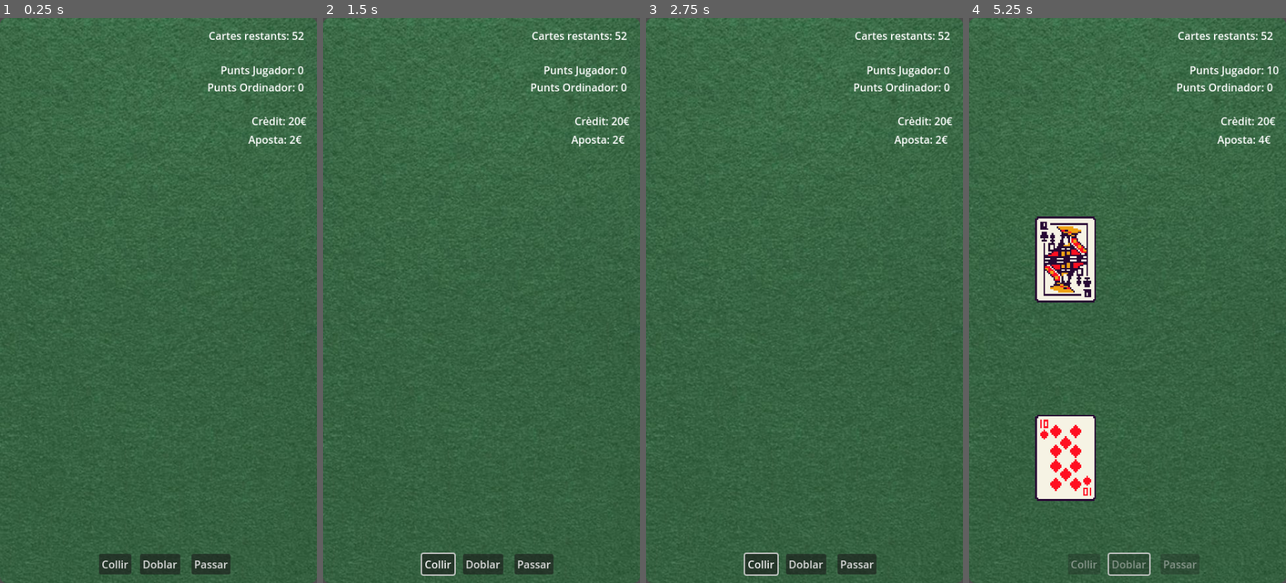
Above: before the commit, frames 1-4 (left to right).
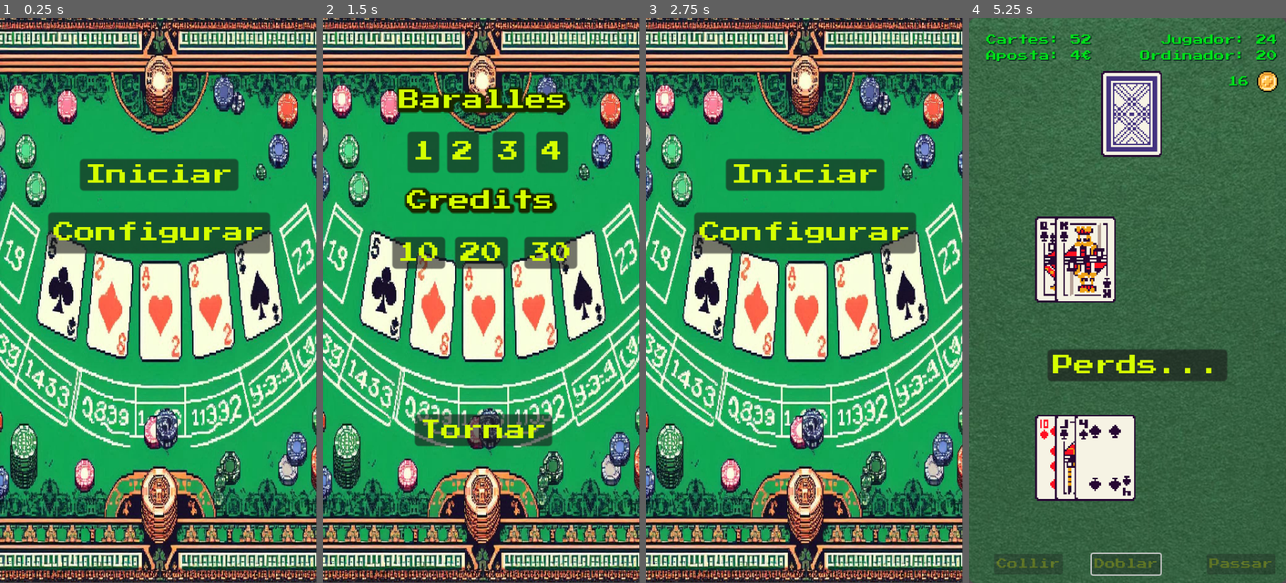
Above: after the commit, the same moments.

Repository: Gonellarro/Blackjack
Game: Godot game, scene res://scenes/pantalles/menu.tscn
The game is run twice, just before and just after one commit, with the same random seed, the same clock (stepped at 60 frames per second) and the same inputs. Before the commit the project starts from res://scenes/joc/joc.tscn.
Inputs (mouse positions are in pixels of both pictures, inside the frame that each line leads up to):
- Up to frame 1 (0.25 s): no input
- Up to frame 2 (1.5 s): click (437, 566) at 0.5 s, where only the run before the commit has a clickable "Collir"; click (481, 232) at 1.25 s, where only the run after the commit has a clickable "Configurar"
- Up to frame 3 (2.75 s): click (807, 430) at 2 s, where only the run after the commit has a clickable "Tornar"
- Up to frame 4 (5.25 s): click (1130, 566) at 2.75 s, where only the run before the commit has a clickable "Doblar"; click (1127, 176) at 3.5 s, where only the run after the commit has a clickable "Iniciar"; click (1029, 566) at 4.25 s, where only the run after the commit has a clickable "Collir"; click (1127, 566) at 5 s, where only the run after the commit has a clickable "Doblar"

The runs differ from the first frame. In frame 1, 97% of the frame differs, in the area x 0-100%, y 0-100%; in frame 2, 97%; in frame 3, 97%; in frame 4, 14%.
Error before the commit: Invalid assignment of property or key 'visible' with value of type 'bool' on a base object of type 'null instance'. (res://scenes/joc/joc.gd:39)

Commit message:
Afegits menus
Afegits menus, millores, musica...

Diff:
--- /dev/null
+++ b/global.gd
@@ -0,0 +1,8 @@
+extends Node
+
+var numBaralles: int
+var credits: int
+
+func _ready():
+	numBaralles = 1
+	credits = 20
--- /dev/null
+++ b/label8bits.tres
@@ -0,0 +1,8 @@
+[gd_resource type="Theme" load_steps=2 format=3 uid="uid://uevv2738xj4l"]
+
+[ext_resource type="FontFile" uid="uid://b3u2wiivcs1qu" path="res://assets/PressStart2P-vaV7.ttf" id="1_ibxha"]
+
+[resource]
+default_font = ExtResource("1_ibxha")
+Label/colors/font_color = Color(0, 0.87451, 0.0980392, 1)
+Label/colors/font_shadow_color = Color(0, 0.137255, 0.0980392, 1)
--- a/project.godot
+++ b/project.godot
@@ -11,9 +11,13 @@
 [application]
 
 config/name="cartes"
-run/main_scene="res://scenes/joc/joc.tscn"
+run/main_scene="res://scenes/pantalles/menu.tscn"
 config/features=PackedStringArray("4.2", "Mobile")
 config/icon="res://icon.svg"
+
+[autoload]
+
+Global="*res://global.gd"
 
 [display]
 
--- a/scenes/baralla/baralla.gd
+++ b/scenes/baralla/baralla.gd
@@ -7,17 +7,18 @@
 const NUM_PALS = 4
 var valors = ["2","3","4","5","6","7","8","9","10","J","Q","K","ACE"]
 var pals = ["Clubs","Diamonds","Hearts","Spades"]
+var numBaralles: int = 1
 
-func _init() -> void:
-	pass
-	print("Se crea la baralla")
+func _init(n: int) -> void:
+	numBaralles = n
 
 func _ready() -> void:
 	var carta: Carta
-	for p in range(NUM_PALS):
-		for c in range(NUM_CARTES):
-			carta = Carta.new(valors[c],pals[p])
-			cartes.push_back(carta)
+	for n in (numBaralles):
+			for p in range(NUM_PALS):
+				for c in range(NUM_CARTES):
+					carta = Carta.new(valors[c],pals[p])
+					cartes.push_back(carta)
 	# Escapçam les cartes
 	cartes.shuffle()
 
@@ -45,6 +46,9 @@
 	return cartes.size()
 
 func afegirCartes(cartesArray: Array) -> void:
+	cartes.append_array(cartesArray)
+
+func renovarCartes(cartesArray: Array) -> void:
 	cartes.clear()
 	cartes.append_array(cartesArray)
 
--- a/scenes/carta/carta.gd
+++ b/scenes/carta/carta.gd
@@ -10,7 +10,7 @@
 func _init(n: String, p: String) -> void:
 	numero = n
 	pal = p
-	imatge = load("res://assets/KINCards/" + p + "_" + numero + ".png")
+	imatge = load("res://assets/Cards/" + p + "_" + numero + ".png")
 	escala = Vector2 (2.5,2.5)
 
 func _ready() -> void:
--- a/scenes/joc/joc.gd
+++ b/scenes/joc/joc.gd
@@ -1,6 +1,7 @@
 extends Node2D
 
 var baralla: Baralla
+var numBaralles: int = 1
 var maJugador : Array = []
 var maOrdinador: Array = []
 var maDescarts: Array = []
@@ -36,21 +37,27 @@
 	$nouJoc.disabled = true
 	$nouJoc.visible = false
 	$nouJoc.text = ""
-	$guanyes.visible = false
-	$perds.visible = false
-	numCartes = 52
+
+	$escapsa.disabled = true
+	$escapsa.visible = false
+	$escapsa.text = "Escapça!"
+
+	numBaralles = Global.numBaralles
+	credits = Global.credits
+
+	numCartes = numBaralles * 52
 	trasera = "Back_1.png"
 
 	# També inicialitzam els textes
-	$credit.text = "Crèdit: " + str(credits) + "€"
-	$scoreJugador.text = "Punts Jugador: " + str(scoreJugador)
-	$scoreOrdinador.text =  "Punts Ordinador: " + str(scoreOrdinador)
-	$ncartes.text = "Cartes restants: " + str(numCartes)
+	$credit.text = str(credits)
+	$scoreJugador.text = "Jugador: " + str(scoreJugador)
+	$scoreOrdinador.text =  "Ordinador: " + str(scoreOrdinador)
+	$ncartes.text = "Cartes: " + str(numCartes)
 
 	# Finalment assignam la imagte de la trassera a la carta de l'ordinador
 	# La posam a l'escena, però la deixam oculta fins a que s'hagi de menester
-	cartaCover.set_imatge("res://assets/KINCards/" + trasera)
-	cartaCoverBaralla.set_imatge("res://assets/KINCards/" + trasera)
+	cartaCover.set_imatge("res://assets/Cards/" + trasera)
+	cartaCoverBaralla.set_imatge("res://assets/Cards/" + trasera)
 	cartaCover.position = Vector2(100,300)
 	cartaCoverBaralla.position = Vector2(200, 80)
 	cartaCover.visible = false
@@ -67,6 +74,9 @@
 	# Instanciar la baralla y afegir-la a l'escena
 	creaBaralla()
 
+	print("Baralles: " + str(numBaralles))
+	print("Credits: " + str(credits))
+
 
 func _process(_delta) -> void:
 
@@ -99,20 +109,26 @@
 
 			if scoreOrdinador > 21:
 				# Guanya el jugador
-				icona = "res://assets/guanyes.png"
+				#icona = "res://assets/guanyes.png"
+				$nouJoc.text = "Guanyes!"
 				credits += aposta
 			elif (scoreJugador > scoreOrdinador) and scoreJugador < 22:
 				# Guanya el jugador
-				icona = "res://assets/guanyes.png"
+				$nouJoc.text = "Guanyes!"
+				#icona = "res://assets/guanyes.png"
 				credits += aposta
 			else:
 				# Guanya l'ordinador
-				icona = "res://assets/perds.png"
+				$nouJoc.text = "Perds..."
+				#icona = "res://assets/perds.png"
 				credits -= aposta
-
-			$scoreOrdinador.text = "Punts Ordinador: " + str(scoreOrdinador)
-
-			$credit.text = "Crèdit: " + str(credits) + "€"
+				if credits < 1:
+					get_tree().change_scene_to_file("res://scenes/pantalles/game_over.tscn")
+
+
+			$scoreOrdinador.text = "Ordinador: " + str(scoreOrdinador)
+
+			$credit.text = str(credits)
 			$nouJoc.disabled = false
 			$nouJoc.visible = true
 			$nouJoc.icon = load(icona)
@@ -134,7 +150,6 @@
 func tapaCartaOrdinador() -> void:
 		# Cream una carta per a què tapi les altres de la ma de l'ordinador
 	add_child(cartaCover)
-	#cartaCover.position = Vector2(100,300)
 	cartaCover.visible = true
 
 func eliminarCoverOrdinador() -> void:
@@ -146,31 +161,19 @@
 #############################################################
 
 func creaBaralla() -> void:
-	#baralla = baralla_scene.instantiate()
-	baralla = Baralla.new()
-	# Escapçam totes les cartes
-	baralla.barallar()
+	var cartes: Array = []
+	baralla = Baralla.new(numBaralles)
 	# Mostram la baralla
 	add_child(baralla)
 	# Posam la carta per cobrir la baralla
 	cartaCoverBaralla.visible = true
 
-#func borrarBaralla() -> void:
-	#remove_child(baralla)
-
-#func mostrarCoverBaralla() -> void:
-	#cartaCoverBaralla.visible = true
-
-#func eliminarCoverBaralla() -> void:
-	##remove_child(cartaCoverBaralla)
-	#cartaCoverBaralla.visible = false
-
 func referBaralla() -> void:
 
 		# Guardam quantes cartes hi ha als descarts
 		numCartes = maDescarts.size()
 		#Cream la baralla amb les cartes descartades
-		baralla.afegirCartes(maDescarts)
+		baralla.renovarCartes(maDescarts)
 		# Escapçam totes les cartes
 		baralla.barallar()
 		#Feim visibles totes les cartes
@@ -183,9 +186,10 @@
 		#Netejam les cartes descartades
 		maDescarts.clear()
 
-		#Afegim la cover de la baralla
-		await get_tree().create_timer(1.0).timeout
 		cartaCoverBaralla.visible = true
+
+		# Mostram el missatge que ja hem escapçat un altre pic
+
 
 
 #############################################################
@@ -209,7 +213,7 @@
 	var pes: int = pesos[num]
 
 	scoreJugador += pes
-	$scoreJugador.text = "Punts Jugador: " + str(scoreJugador)
+	$scoreJugador.text = "Jugador: " + str(scoreJugador)
 
 	numCartes -= 1
 
@@ -337,10 +341,10 @@
 	scoreJugador = 0
 	scoreOrdinador = 0
 	aposta = 2
-	$scoreJugador.text = "Punts Jugador: " + str(scoreJugador)
-	$scoreOrdinador.text =  "Punts Ordinador: " + str(scoreOrdinador)
+	$scoreJugador.text = "Jugador: " + str(scoreJugador)
+	$scoreOrdinador.text =  "Ordinador: " + str(scoreOrdinador)
 	$aposta.text = "Aposta: " + str(aposta) + "€"
-	$ncartes.text = "Cartes restants: " + str(numCartes)
+	$ncartes.text = "Cartes:" + str(numCartes)
 
 	#Guardam totes les cartes jugades
 	maDescarts.append_array(maJugador)
--- a/scenes/joc/joc.tscn
+++ b/scenes/joc/joc.tscn
@@ -1,7 +1,10 @@
-[gd_scene load_steps=3 format=3 uid="uid://ya4di8snnfg1"]
+[gd_scene load_steps=6 format=3 uid="uid://ya4di8snnfg1"]
 
 [ext_resource type="Script" path="res://scenes/joc/joc.gd" id="1_sgd5x"]
 [ext_resource type="Texture2D" uid="uid://cnmco05ketrpt" path="res://assets/tapete.png" id="1_vt20p"]
+[ext_resource type="Theme" uid="uid://cyhuytd5kxh4y" path="res://tema8bits.tres" id="3_mdkdk"]
+[ext_resource type="Texture2D" uid="uid://ds46hv56c761t" path="res://assets/moneda.png" id="3_u1vj6"]
+[ext_resource type="Theme" uid="uid://uevv2738xj4l" path="res://label8bits.tres" id="4_k3iyt"]
 
 [node name="Joc" type="Node2D"]
 script = ExtResource("1_sgd5x")
@@ -10,6 +13,14 @@
 [node name="tapete" type="Sprite2D" parent="."]
 texture = ExtResource("1_vt20p")
 centered = false
+
+[node name="moneda" type="TextureRect" parent="."]
+offset_left = 436.0
+offset_top = 80.0
+offset_right = 452.0
+offset_bottom = 96.0
+scale = Vector2(2, 2)
+texture = ExtResource("3_u1vj6")
 
 [node name="barallar" type="Button" parent="."]
 visible = false
@@ -20,69 +31,89 @@
 text = "Barallar!"
 
 [node name="collir" type="Button" parent="."]
-offset_left = 150.0
+offset_left = 38.0
 offset_top = 810.0
-offset_right = 199.0
+offset_right = 142.0
 offset_bottom = 841.0
+theme = ExtResource("3_mdkdk")
 text = "Collir"
 
 [node name="passar" type="Button" parent="."]
-offset_left = 290.0
+offset_left = 360.0
 offset_top = 810.0
-offset_right = 349.0
+offset_right = 419.0
 offset_bottom = 841.0
+theme = ExtResource("3_mdkdk")
 text = "Passar"
 
 [node name="doblar" type="Button" parent="."]
-offset_left = 212.0
+offset_left = 186.0
 offset_top = 810.0
-offset_right = 273.0
+offset_right = 290.0
 offset_bottom = 841.0
+theme = ExtResource("3_mdkdk")
 text = "Doblar"
 
 [node name="nouJoc" type="Button" parent="."]
 top_level = true
-offset_left = 103.0
-offset_top = 344.0
-offset_right = 171.0
-offset_bottom = 375.0
-scale = Vector2(4, 4)
+offset_left = 119.0
+offset_top = 501.0
+offset_right = 239.0
+offset_bottom = 525.0
+scale = Vector2(2, 2)
+theme = ExtResource("3_mdkdk")
 text = "Nou Joc"
 
+[node name="escapsa" type="Button" parent="."]
+offset_left = 121.0
+offset_top = 497.0
+offset_right = 241.0
+offset_bottom = 521.0
+scale = Vector2(2, 2)
+theme = ExtResource("3_mdkdk")
+text = "Escapça"
+
 [node name="scoreJugador" type="Label" parent="."]
-offset_left = 334.0
-offset_top = 67.0
-offset_right = 460.0
-offset_bottom = 90.0
-text = "Punts Jugador: 0"
+offset_left = 291.0
+offset_top = 25.0
+offset_right = 463.0
+offset_bottom = 48.0
+theme = ExtResource("4_k3iyt")
+text = "Jugador: 0"
+horizontal_alignment = 2
 
 [node name="scoreOrdinador" type="Label" parent="."]
-offset_left = 314.0
-offset_top = 93.0
-offset_right = 461.0
-offset_bottom = 116.0
-text = "Punts Ordinador: 0"
+offset_left = 259.0
+offset_top = 49.0
+offset_right = 463.0
+offset_bottom = 72.0
+theme = ExtResource("4_k3iyt")
+text = "Ordinador: 0"
+horizontal_alignment = 2
 
 [node name="credit" type="Label" parent="."]
-offset_left = 381.0
-offset_top = 144.0
-offset_right = 455.0
-offset_bottom = 167.0
-text = "Crèdit: 20€"
+offset_left = 392.0
+offset_top = 88.0
+offset_right = 431.0
+offset_bottom = 110.0
+theme = ExtResource("4_k3iyt")
+text = "20"
 
 [node name="aposta" type="Label" parent="."]
-offset_left = 376.0
-offset_top = 172.0
-offset_right = 467.0
-offset_bottom = 195.0
-text = "Aposta: 2€"
+offset_left = 26.0
+offset_top = 49.0
+offset_right = 186.0
+offset_bottom = 72.0
+theme = ExtResource("4_k3iyt")
+text = "Aposta: 2"
 
 [node name="ncartes" type="Label" parent="."]
-offset_left = 316.0
-offset_top = 15.0
-offset_right = 461.0
-offset_bottom = 38.0
-text = "Cartes restants: 52"
+offset_left = 26.0
+offset_top = 25.0
+offset_right = 202.0
+offset_bottom = 48.0
+theme = ExtResource("4_k3iyt")
+text = "Cartes: 104"
 
 [connection signal="pressed" from="barallar" to="." method="_on_barallar_pressed"]
 [connection signal="pressed" from="collir" to="." method="_on_collir_pressed"]
--- /dev/null
+++ b/scenes/pantalles/configuracio.gd
@@ -0,0 +1,33 @@
+extends Control
+
+# Called when the node enters the scene tree for the first time.
+func _ready():
+	pass # Replace with function body.
+
+# Called every frame. 'delta' is the elapsed time since the previous frame.
+func _process(_delta):
+	pass
+
+func _on_tornar_pressed():
+	get_tree().change_scene_to_file("res://scenes/pantalles/menu.tscn")
+
+func _on_b_1_pressed():
+	Global.numBaralles = 1
+
+func _on_b_2_pressed():
+	Global.numBaralles = 2
+
+func _on_b_3_pressed():
+	Global.numBaralles = 3
+
+func _on_b_4_pressed():
+	Global.numBaralles = 4
+
+func _on_c_10_pressed():
+	Global.credits = 10
+
+func _on_c_20_pressed():
+	Global.credits = 20
+
+func _on_c_30_pressed():
+	Global.credits = 30
--- /dev/null
+++ b/scenes/pantalles/configuracio.tscn
@@ -0,0 +1,135 @@
+[gd_scene load_steps=4 format=3 uid="uid://dwspjfk3jh2t8"]
+
+[ext_resource type="Texture2D" uid="uid://duyvx3jy4vbus" path="res://assets/fonsInici.png" id="1_kcc66"]
+[ext_resource type="Script" path="res://scenes/pantalles/configuracio.gd" id="1_vwccv"]
+[ext_resource type="Theme" uid="uid://cyhuytd5kxh4y" path="res://tema8bits.tres" id="3_4mxab"]
+
+[node name="Configuracio" type="Control"]
+layout_mode = 3
+anchors_preset = 15
+anchor_right = 1.0
+anchor_bottom = 1.0
+grow_horizontal = 2
+grow_vertical = 2
+script = ExtResource("1_vwccv")
+metadata/_edit_vertical_guides_ = [241.0]
+
+[node name="Fons" type="TextureRect" parent="."]
+layout_mode = 0
+offset_right = 479.0
+offset_bottom = 853.0
+texture = ExtResource("1_kcc66")
+expand_mode = 1
+
+[node name="Tornar" type="Button" parent="."]
+layout_mode = 0
+offset_left = 139.0
+offset_top = 599.0
+offset_right = 243.0
+offset_bottom = 623.0
+scale = Vector2(2, 2)
+theme = ExtResource("3_4mxab")
+text = "Tornar"
+
+[node name="Baralles" type="Label" parent="."]
+layout_mode = 0
+offset_left = 115.0
+offset_top = 108.0
+offset_right = 243.0
+offset_bottom = 131.0
+scale = Vector2(2, 2)
+theme = ExtResource("3_4mxab")
+text = "Baralles"
+horizontal_alignment = 1
+
+[node name="Credits" type="Label" parent="."]
+layout_mode = 0
+offset_left = 111.0
+offset_top = 260.0
+offset_right = 239.0
+offset_bottom = 283.0
+scale = Vector2(2, 2)
+theme = ExtResource("3_4mxab")
+text = "Credits"
+horizontal_alignment = 1
+
+[node name="B1" type="Button" parent="."]
+layout_mode = 0
+offset_left = 128.0
+offset_top = 172.0
+offset_right = 146.0
+offset_bottom = 203.0
+scale = Vector2(2, 2)
+theme = ExtResource("3_4mxab")
+text = "1"
+
+[node name="B2" type="Button" parent="."]
+layout_mode = 0
+offset_left = 188.0
+offset_top = 172.0
+offset_right = 212.0
+offset_bottom = 203.0
+scale = Vector2(2, 2)
+theme = ExtResource("3_4mxab")
+text = "2"
+
+[node name="B3" type="Button" parent="."]
+layout_mode = 0
+offset_left = 257.0
+offset_top = 172.0
+offset_right = 281.0
+offset_bottom = 203.0
+scale = Vector2(2, 2)
+theme = ExtResource("3_4mxab")
+text = "3"
+
+[node name="B4" type="Button" parent="."]
+layout_mode = 0
+offset_left = 323.0
+offset_top = 172.0
+offset_right = 347.0
+offset_bottom = 203.0
+scale = Vector2(2, 2)
+theme = ExtResource("3_4mxab")
+text = "4"
+
+[node name="C10" type="Button" parent="."]
+layout_mode = 0
+offset_left = 105.0
+offset_top = 331.0
+offset_right = 145.0
+offset_bottom = 355.0
+scale = Vector2(2, 2)
+theme = ExtResource("3_4mxab")
+text = "10"
+
+[node name="C20" type="Button" parent="."]
+layout_mode = 0
+offset_left = 200.0
+offset_top = 331.0
+offset_right = 240.0
+offset_bottom = 355.0
+scale = Vector2(2, 2)
+theme = ExtResource("3_4mxab")
+text = "20
+"
+
+[node name="C30" type="Button" parent="."]
+layout_mode = 0
+offset_left = 305.0
+offset_top = 331.0
+offset_right = 345.0
+offset_bottom = 355.0
+scale = Vector2(2, 2)
+theme = ExtResource("3_4mxab")
+text = "30
+"
+
+[connection signal="pressed" from="Tornar" to="." method="_on_tornar_pressed"]
+[connection signal="pressed" from="B1" to="." method="_on_b_1_pressed"]
+[connection signal="pressed" from="B2" to="." method="_on_b_2_pressed"]
+[connection signal="pressed" from="B3" to="." method="_on_b_3_pressed"]
+[connection signal="pressed" from="B4" to="." method="_on_b_4_pressed"]
+[connection signal="pressed" from="C10" to="." method="_on_c_10_pressed"]
+[connection signal="pressed" from="C20" to="." method="_on_c_20_pressed"]
+[connection signal="pressed" from="C30" to="." method="_on_c_30_pressed"]
--- /dev/null
+++ b/scenes/pantalles/game_over.gd
@@ -0,0 +1,17 @@
+extends Control
+
+
+# Called when the node enters the scene tree for the first time.
+func _ready():
+	pass # Replace with function body.
+
+
+# Called every frame. 'delta' is the elapsed time since the previous frame.
+func _process(_delta):
+	pass
+
+func _on_reiniciar_pressed():
+	get_tree().change_scene_to_file("res://scenes/joc/joc.tscn")
+
+func _on_menu_pressed():
+	get_tree().change_scene_to_file("res://scenes/pantalles/menu.tscn")
--- /dev/null
+++ b/scenes/pantalles/game_over.tscn
@@ -0,0 +1,46 @@
+[gd_scene load_steps=4 format=3 uid="uid://buk5as8bbqg2r"]
+
+[ext_resource type="Script" path="res://scenes/pantalles/game_over.gd" id="1_au1ik"]
+[ext_resource type="Texture2D" uid="uid://by1yifnysyy8x" path="res://assets/fonsGameOver.png" id="1_e0j7p"]
+[ext_resource type="Theme" uid="uid://cyhuytd5kxh4y" path="res://tema8bits.tres" id="3_3fv20"]
+
+[node name="GameOver" type="Control"]
+layout_mode = 3
+anchors_preset = 15
+anchor_right = 1.0
+anchor_bottom = 1.0
+grow_horizontal = 2
+grow_vertical = 2
+script = ExtResource("1_au1ik")
+metadata/_edit_vertical_guides_ = [241.0]
+
+[node name="Fons" type="TextureRect" parent="."]
+layout_mode = 0
+offset_right = 479.0
+offset_bottom = 853.0
+texture = ExtResource("1_e0j7p")
+expand_mode = 1
+
+[node name="Reiniciar" type="Button" parent="."]
+layout_mode = 0
+offset_left = 90.0
+offset_top = 303.0
+offset_right = 242.0
+offset_bottom = 327.0
+scale = Vector2(2, 2)
+theme = ExtResource("3_3fv20")
+text = "Reiniciar
+"
+
+[node name="Menu" type="Button" parent="."]
+layout_mode = 0
+offset_left = 171.0
+offset_top = 366.0
+offset_right = 243.0
+offset_bottom = 397.0
+scale = Vector2(2, 2)
+theme = ExtResource("3_3fv20")
+text = "Menu"
+
+[connection signal="pressed" from="Reiniciar" to="." method="_on_reiniciar_pressed"]
+[connection signal="pressed" from="Menu" to="." method="_on_menu_pressed"]
--- /dev/null
+++ b/scenes/pantalles/menu.gd
@@ -0,0 +1,19 @@
+extends Control
+
+@onready var musica_fons = $MusicaFons
+
+# Called when the node enters the scene tree for the first time.
+func _ready():
+	musica_fons.play()
+
+
+# Called every frame. 'delta' is the elapsed time since the previous frame.
+func _process(_delta):
+	pass
+
+func _on_iniciar_pressed():
+	get_tree().change_scene_to_file("res://scenes/joc/joc.tscn")
+
+
+func _on_configurar_pressed():
+	get_tree().change_scene_to_file("res://scenes/pantalles/configuracio.tscn")
--- /dev/null
+++ b/scenes/pantalles/menu.tscn
@@ -0,0 +1,49 @@
+[gd_scene load_steps=5 format=3 uid="uid://cepw4v0h1jx2u"]
+
+[ext_resource type="Script" path="res://scenes/pantalles/menu.gd" id="1_gug35"]
+[ext_resource type="Texture2D" uid="uid://duyvx3jy4vbus" path="res://assets/fonsInici.png" id="2_bqlug"]
+[ext_resource type="Theme" uid="uid://cyhuytd5kxh4y" path="res://tema8bits.tres" id="3_ft5ck"]
+[ext_resource type="AudioStream" uid="uid://da1jy70pfbu5n" path="res://assets/TheEntertainer.mp3" id="4_4vwn0"]
+
+[node name="menu" type="Control"]
+layout_mode = 3
+anchors_preset = 15
+anchor_right = 1.0
+anchor_bottom = 1.0
+grow_horizontal = 2
+grow_vertical = 2
+script = ExtResource("1_gug35")
+metadata/_edit_vertical_guides_ = [240.0]
+
+[node name="Fons" type="TextureRect" parent="."]
+layout_mode = 0
+offset_right = 479.0
+offset_bottom = 853.0
+texture = ExtResource("2_bqlug")
+expand_mode = 1
+
+[node name="Iniciar" type="Button" parent="."]
+layout_mode = 0
+offset_left = 121.0
+offset_top = 213.0
+offset_right = 241.0
+offset_bottom = 237.0
+scale = Vector2(2, 2)
+theme = ExtResource("3_ft5ck")
+text = "Iniciar"
+
+[node name="Configurar" type="Button" parent="."]
+layout_mode = 0
+offset_left = 73.0
+offset_top = 294.0
+offset_right = 241.0
+offset_bottom = 325.0
+scale = Vector2(2, 2)
+theme = ExtResource("3_ft5ck")
+text = "Configurar"
+
+[node name="MusicaFons" type="AudioStreamPlayer" parent="."]
+stream = ExtResource("4_4vwn0")
+
+[connection signal="pressed" from="Iniciar" to="." method="_on_iniciar_pressed"]
+[connection signal="pressed" from="Configurar" to="." method="_on_configurar_pressed"]
--- /dev/null
+++ b/tema8bits.tres
@@ -0,0 +1,100 @@
+[gd_resource type="Theme" load_steps=7 format=3 uid="uid://cyhuytd5kxh4y"]
+
+[ext_resource type="FontFile" uid="uid://b3u2wiivcs1qu" path="res://assets/PressStart2P-vaV7.ttf" id="1_jued0"]
+
+[sub_resource type="StyleBoxFlat" id="StyleBoxFlat_2v4ly"]
+content_margin_left = 4.0
+content_margin_top = 4.0
+content_margin_right = 4.0
+content_margin_bottom = 4.0
+bg_color = Color(0.1, 0.1, 0.1, 0.3)
+corner_radius_top_left = 3
+corner_radius_top_right = 3
+corner_radius_bottom_right = 3
+corner_radius_bottom_left = 3
+corner_detail = 5
+
+[sub_resource type="StyleBoxFlat" id="StyleBoxFlat_4qp2c"]
+content_margin_left = 4.0
+content_margin_top = 4.0
+content_margin_right = 4.0
+content_margin_bottom = 4.0
+bg_color = Color(1, 1, 1, 0.75)
+draw_center = false
+border_width_left = 2
+border_width_top = 2
+border_width_right = 2
+border_width_bottom = 2
+corner_radius_top_left = 3
+corner_radius_top_right = 3
+corner_radius_bottom_right = 3
+corner_radius_bottom_left = 3
+corner_detail = 5
+expand_margin_left = 2.0
+expand_margin_top = 2.0
+expand_margin_right = 2.0
+expand_margin_bottom = 2.0
+
+[sub_resource type="StyleBoxFlat" id="StyleBoxFlat_gd672"]
+content_margin_left = 4.0
+content_margin_top = 4.0
+content_margin_right = 4.0
+content_margin_bottom = 4.0
+bg_color = Color(0.225, 0.225, 0.225, 0.6)
+corner_radius_top_left = 3
+corner_radius_top_right = 3
+corner_radius_bottom_right = 3
+corner_radius_bottom_left = 3
+corner_detail = 5
+
+[sub_resource type="StyleBoxFlat" id="StyleBoxFlat_lj73u"]
+content_margin_left = 4.0
+content_margin_top = 4.0
+content_margin_right = 4.0
+content_margin_bottom = 4.0
+bg_color = Color(0.1, 0.1, 0.1, 0.6)
+corner_radius_top_left = 3
+corner_radius_top_right = 3
+corner_radius_bottom_right = 3
+corner_radius_bottom_left = 3
+corner_detail = 5
+
+[sub_resource type="StyleBoxFlat" id="StyleBoxFlat_jcudo"]
+content_margin_left = 4.0
+content_margin_top = 4.0
+content_margin_right = 4.0
+content_margin_bottom = 4.0
+bg_color = Color(0, 0, 0, 0.6)
+corner_radius_top_left = 3
+corner_radius_top_right = 3
+corner_radius_bottom_right = 3
+corner_radius_bottom_left = 3
+corner_detail = 5
+
+[resource]
+default_font = ExtResource("1_jued0")
+Button/colors/font_color = Color(0.835294, 1, 0, 1)
+Button/colors/font_disabled_color = Color(0.87451, 0.87451, 0, 0.282353)
+Button/colors/font_focus_color = Color(0.95, 0.95, 0.95, 1)
+Button/colors/font_hover_color = Color(0.95, 0.95, 0.95, 1)
+Button/colors/font_hover_pressed_color = Color(1, 1, 1, 1)
+Button/colors/font_outline_color = Color(1, 1, 1, 1)
+Button/colors/font_pressed_color = Color(1, 1, 1, 1)
+Button/colors/icon_disabled_color = Color(1, 1, 1, 0.4)
+Button/colors/icon_focus_color = Color(1, 1, 1, 1)
+Button/colors/icon_hover_color = Color(1, 1, 1, 1)
+Button/colors/icon_hover_pressed_color = Color(1, 1, 1, 1)
+Button/colors/icon_normal_color = Color(1, 1, 1, 1)
+Button/colors/icon_pressed_color = Color(1, 1, 1, 1)
+Button/constants/h_separation = 4
+Button/constants/icon_max_width = 0
+Button/constants/outline_size = 0
+Button/font_sizes/font_size = 16
+Button/styles/disabled = SubResource("StyleBoxFlat_2v4ly")
+Button/styles/focus = SubResource("StyleBoxFlat_4qp2c")
+Button/styles/hover = SubResource("StyleBoxFlat_gd672")
+Button/styles/normal = SubResource("StyleBoxFlat_lj73u")
+Button/styles/pressed = SubResource("StyleBoxFlat_jcudo")
+Label/colors/font_color = Color(0.835294, 1, 0, 1)
+Label/colors/font_shadow_color = Color(0.0941176, 0.14902, 0, 1)
+Label/constants/shadow_outline_size = 10
Binary file removed: assets/8bitsCards/T10.png
Not shown, removed: assets/8bitsCards/T10.png.import
Binary file removed: assets/8bitsCards/TJ.png
Not shown, removed: assets/8bitsCards/TJ.png.import
Binary file removed: assets/8bitsCards/TK.png
Not shown, removed: assets/8bitsCards/TK.png.import
Binary file removed: assets/8bitsCards/TQ.png
Not shown, removed: assets/8bitsCards/TQ.png.import
Binary file removed: assets/Cards/1C.png
Not shown, removed: assets/Cards/1C.png.import
Binary file removed: assets/Cards/1D.png
Not shown, removed: assets/Cards/1D.png.import
(and 433 more such lines)
